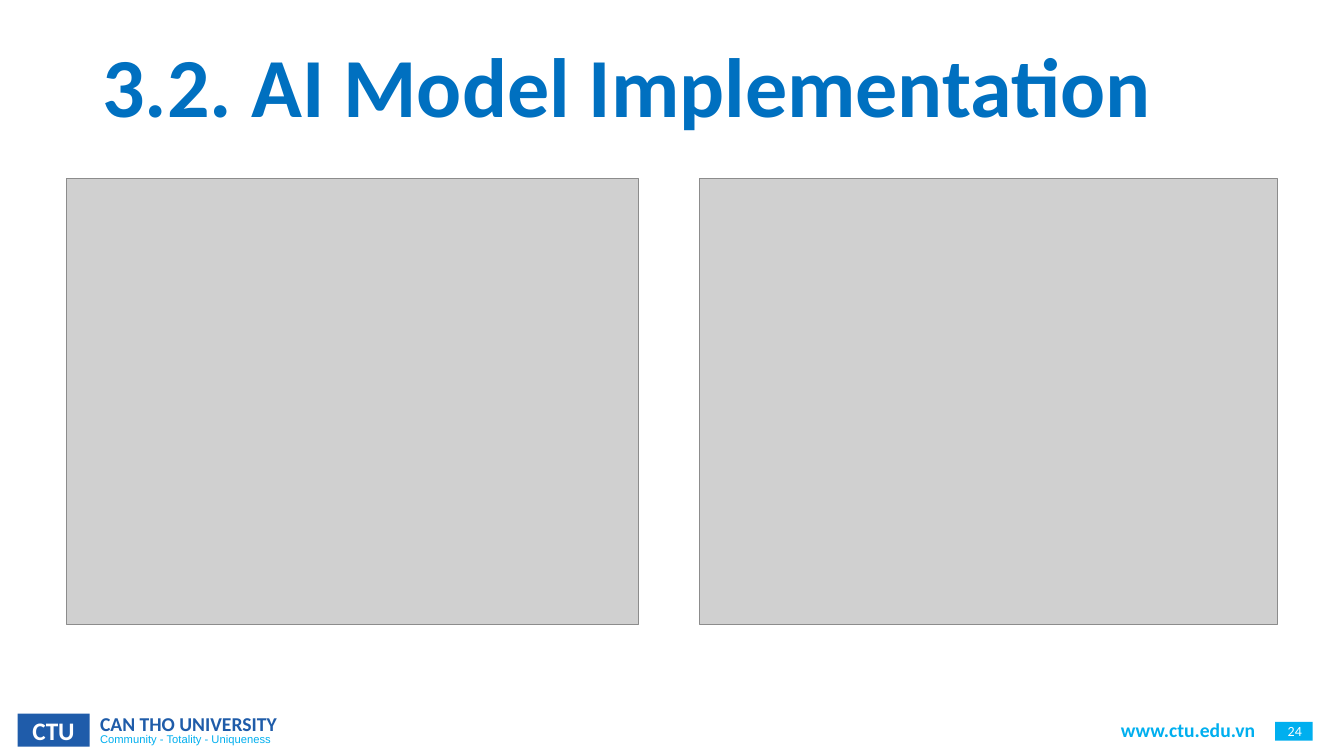
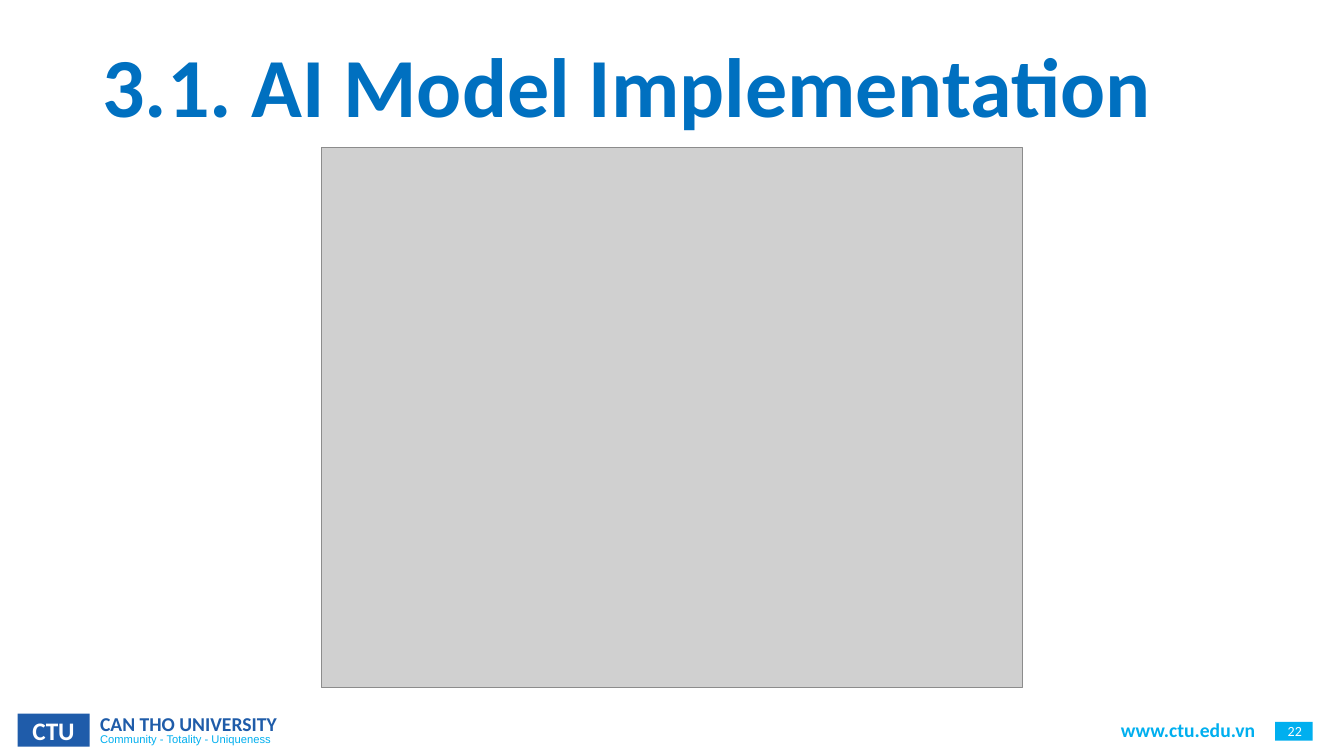
Before and after one commit to CommonHouseCat/fungiscan-mushroom-identifier, a slide deck: slide 22 of Báo cáo/ThesisReport.pptx (slide 24 before the commit). Drawn at 1344x756 pixels with LibreOffice and Linux fonts; fonts in the diff are those of the drawing; grey boxes stand for pictures; background and template pictures are left out. Boxes give left, top, right and bottom in pixels: in the first picture for what was removed or moved away, otherwise in the second. Text is boxed around its words. In the diff, an @@ line names an element or a change of style, - is before the commit and + after.

```diff
--- a/Báo cáo/ThesisReport.pptx
+++ b/Báo cáo/ThesisReport.pptx
@@ title at (x1=102, y1=58, x2=1151, y2=131): text changed @@
-3.2. AI Model Implementation
+3.1. AI Model Implementation
@@ picture resized from (x1=699, y1=178, x2=1277, y2=624) to (x1=322, y1=147, x2=1023, y2=688) @@
@@ picture removed at (x1=67, y1=178, x2=639, y2=624) @@
@@ page number at (x1=1288, y1=727, x2=1302, y2=736): text changed @@
-24
+22
```
Also in this commit, not shown: 12 other slides changed, 2 slides added, 2 other files.
